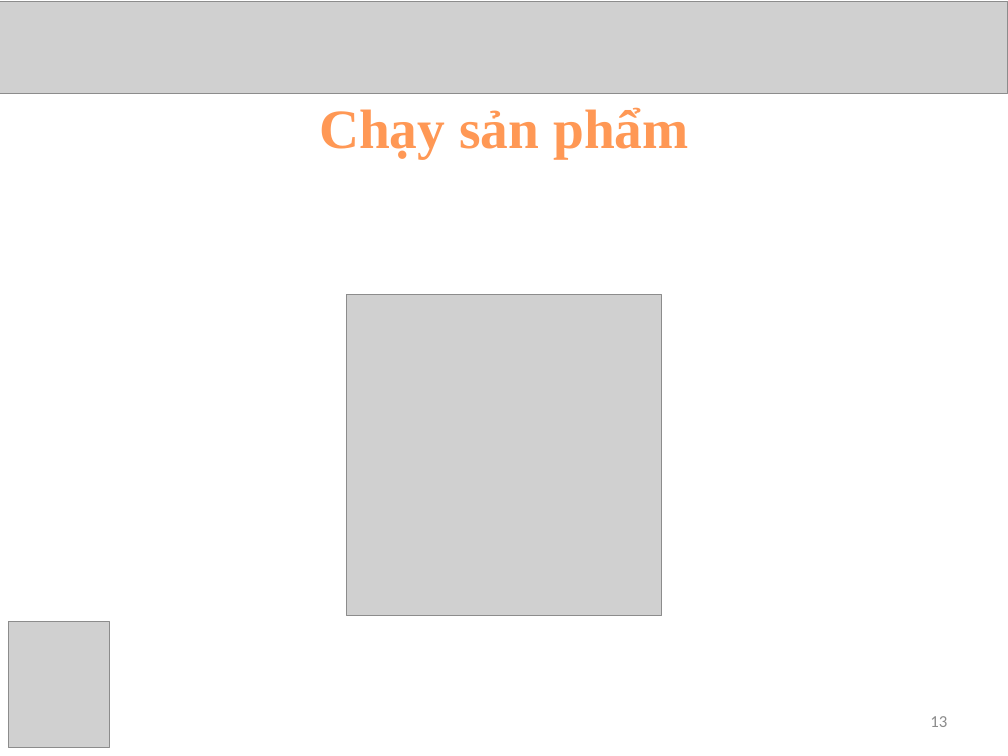
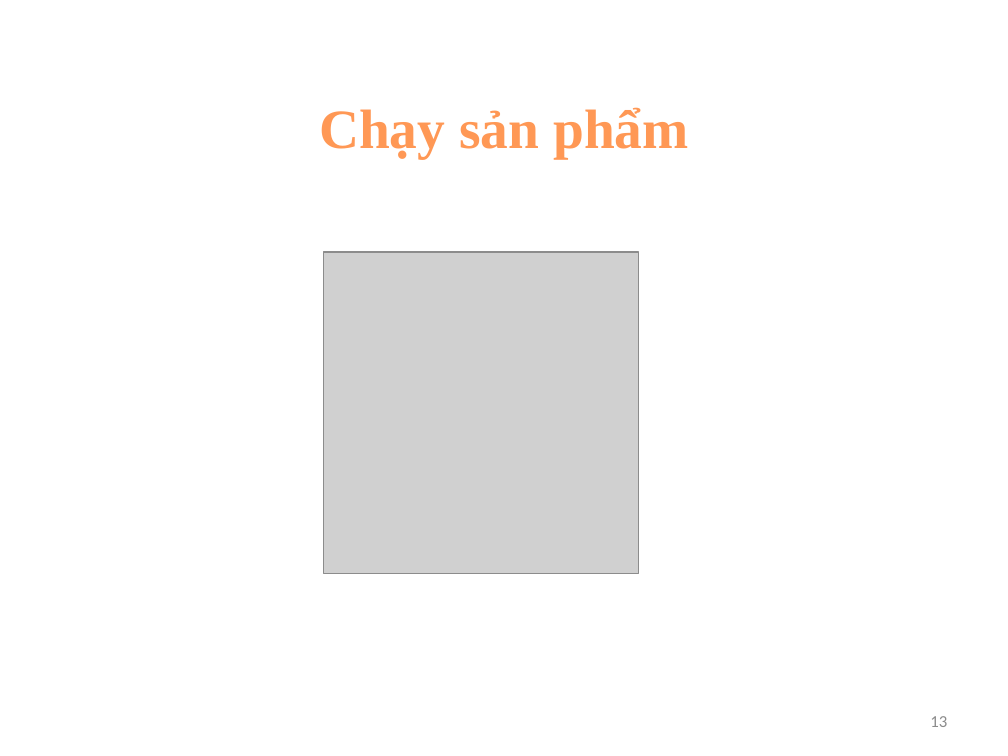
Before and after one commit to lengocluyen/pescode, a slide deck: slide 13 of Reporting Thesis/LV_FINAL/ReportThesis2/Presentation Thesis1.pptx. Drawn at 1008x756 pixels with LibreOffice and Linux fonts; fonts in the diff are those of the drawing; grey boxes stand for pictures; background and template pictures are left out. Boxes give left, top, right and bottom in pixels: in the first picture for what was removed or moved away, otherwise in the second. Text is boxed around its words. In the diff, an @@ line names an element or a change of style, - is before the commit and + after.

```diff
--- a/Reporting Thesis/LV_FINAL/ReportThesis2/Presentation Thesis1.pptx
+++ b/Reporting Thesis/LV_FINAL/ReportThesis2/Presentation Thesis1.pptx
@@ picture removed at [0,1,1008,94] @@
@@ picture: place and size @@
-picture at [347,294,662,616]
+picture at [324,252,639,574]
@@ picture removed at [8,622,109,748] @@
```
Also in this commit, not shown: 16 other slides changed, 2 other files.
